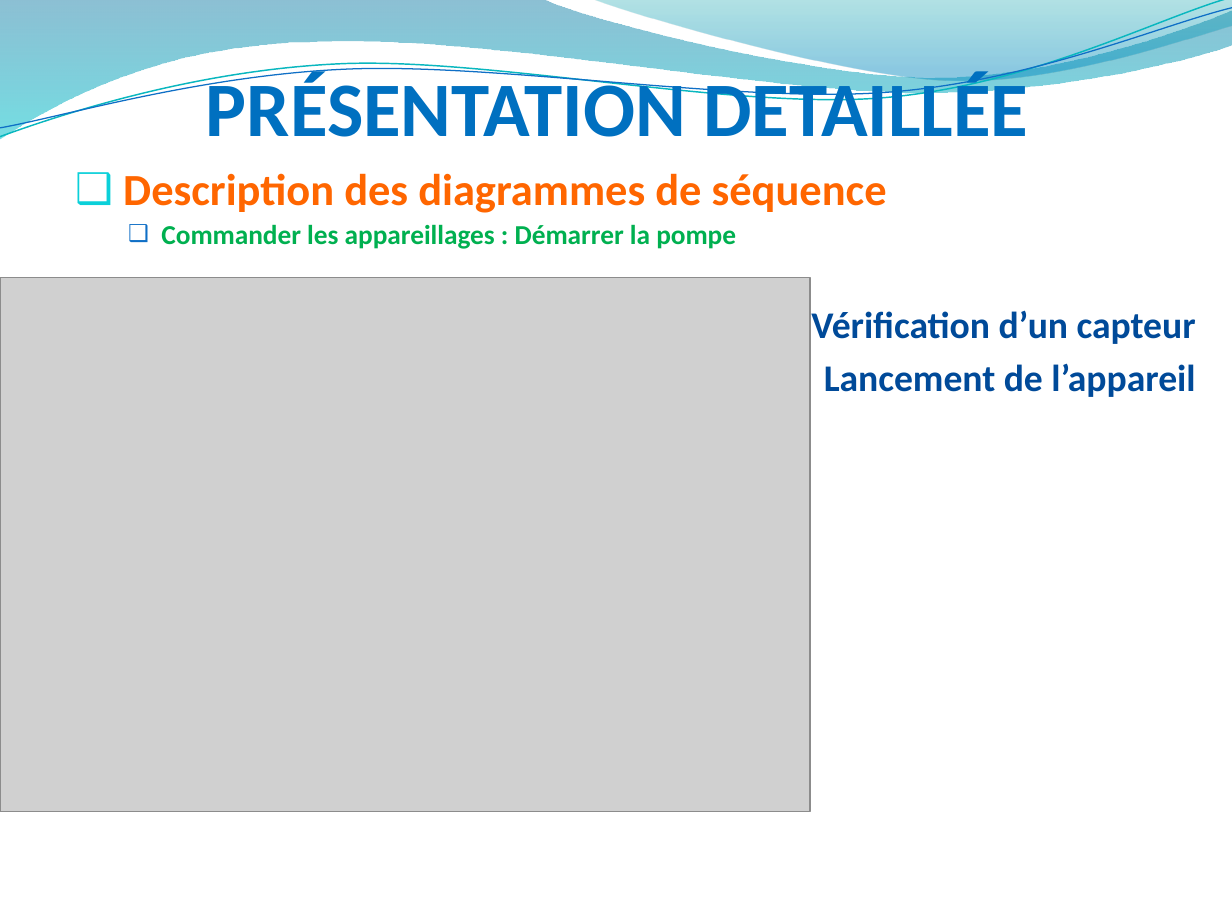
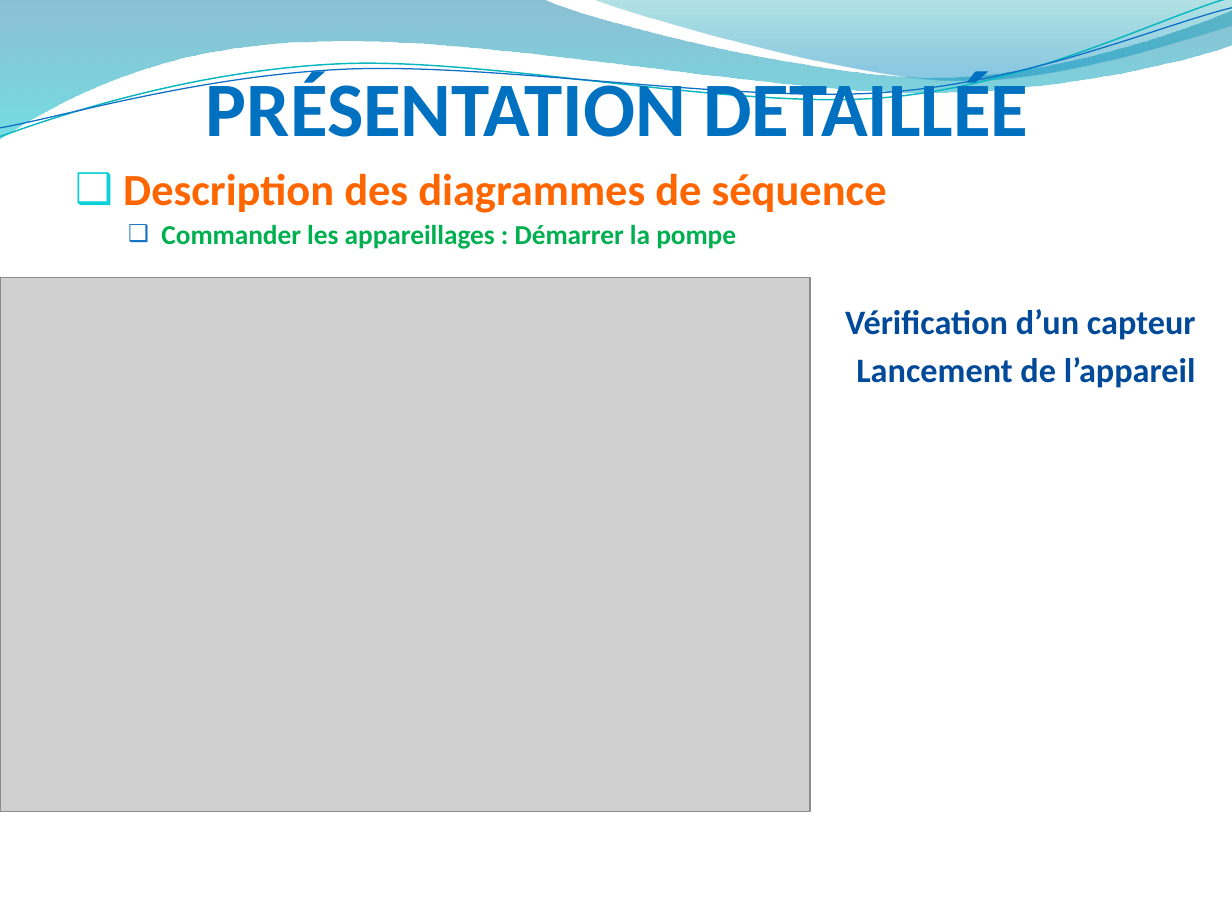
Before and after one commit to hardware/AscenseurPoissons, a slide deck: slide 18 of REVUES/REVUE ANALYSE/RevueAnalysePPT.pptx. Drawn at 1232x924 pixels with LibreOffice and Linux fonts; fonts in the diff are those of the drawing; grey boxes stand for pictures; background and template pictures are left out. Boxes give left, top, right and bottom in pixels: in the first picture for what was removed or moved away, otherwise in the second. Text is boxed around its words. In the diff, an @@ line names an element or a change of style, - is before the commit and + after.

```diff
--- a/REVUES/REVUE ANALYSE/RevueAnalysePPT.pptx
+++ b/REVUES/REVUE ANALYSE/RevueAnalysePPT.pptx
@@ text at box(845, 309, 1196, 388): size 22 to 20 pt in "Vérification d’un capteur", "Lancement de l’appareil" @@
```
Also in this commit, not shown: 13 other slides changed, 1 other file.
